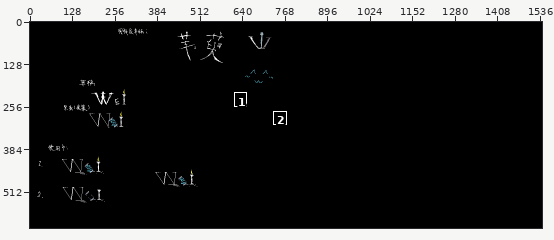
Two versions of one pixel-art file, Assets/Aseprite/Theme.aseprite. Above, an overview of the earlier version with the close-up marked.
Close-up. Earlier state:
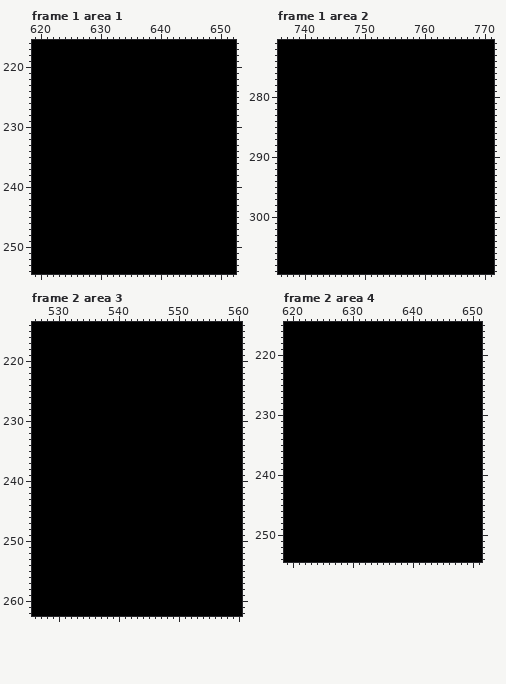
1541x620 pixels, 10 frames. Shown: frame 1 area 1: x 619..652, y 216..254; frame 1 area 2: x 736..771, y 271..309; frame 2 area 3: x 526..560, y 214..262; frame 2 area 4: x 619..651, y 215..254. The commit also changed other frames or places, which this record leaves out.
The result:
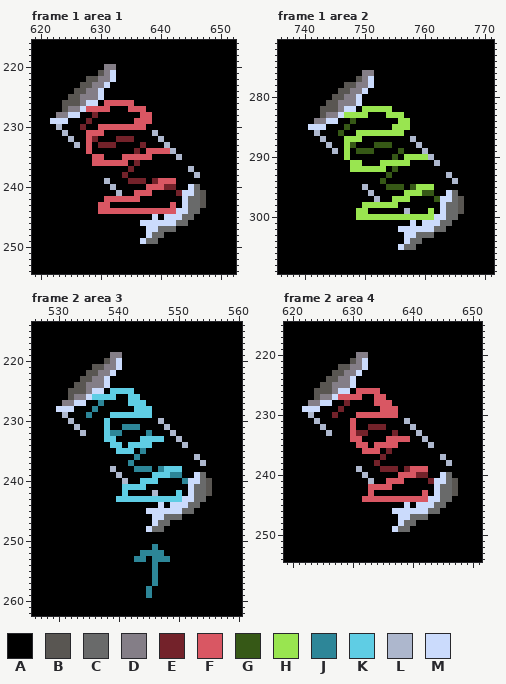
Palette (. is transparent): A #000000  B #595652  C #696a6a  D #847e87  E #73222a  F #d95763  G #365816  H #99e550  J #2d8698  K #5fcde4  L #adb7cd  M #cbdbfc
The exact change:
Changed rows in their new state; - is an unchanged pixel.
Frame 1 area 1:
first column x 622:
220 ---------DD---------------
221 --------BDM---------------
222 ------BBDDM---------------
223 -----BBDDM----------------
224 ----BBDDM-----------------
225 ---BBDDDM-----------------
226 --BBBDMM-FFFFF------------
227 --BDDMFFFF---FFF----------
228 -DDMM--E-------FF---------
229 MMM---E-------FFF---------
230 -L---E--FFFFFFFF----------
231 --L---FFF--------L--------
232 ---L--FE---EEE----L-------
233 ----L-F-EEE----E---L------
234 ------F-------E-FFFFL-----
235 -------FF---FFFFF----L----
236 -------FFFFFF-E-----------
237 -------------E---------L--
238 ------------E-----------L-
239 ---------L---EEE-EFFF-----
240 ----------L-----FFFEE--MC-
241 -----------L--FFF----EMMCB
242 ---------FFFFFF-------MCCB
243 --------FF----------F-MCCB
244 --------FFFFFFFFFFFFFMMCC-
245 -----------------M-MMMCC--
246 ---------------MMMMMMCC---
247 ----------------MMCCC-----
248 ----------------MCC-------
249 ---------------MCC--------
Frame 1 area 2:
first column x 741:
276 ---------DD---------------
277 --------BDM---------------
278 ------BBDDM---------------
279 -----BBDDM----------------
280 ----BBDDM-----------------
281 ---BBDDDM-----------------
282 --BBBDMM-HHHHH------------
283 --BDDMHHHH---HHH----------
284 -DDMM--G-------HH---------
285 MMM---G-------HHH---------
286 -L---G--HHHHHHHH----------
287 --L---HHH--------L--------
288 ---L--HG---GGG----L-------
289 ----L-H-GGG----G---L------
290 ------H-------G-HHHHL-----
291 -------HH---HHHHH----L----
292 -------HHHHHH-G-----------
293 -------------G---------L--
294 ------------G-----------L-
295 ---------L---GGG-GHHH-----
296 ----------L-----HHHGG--MC-
297 -----------L--HHH----GMMCB
298 ---------HHHHHH-------MCCB
299 --------HH------L---H-MCCB
300 --------HHHHHHHHHHHHHMMCC-
301 -----------------M-MMMCC--
302 ---------------MMMMMMCC---
303 ----------------MMCCC-----
304 ----------------MCC-------
305 ---------------MCC--------
Frame 2 area 3:
first column x 530:
219 ---------DD---------------
220 --------BDM---------------
221 ------BBDDM---------------
222 -----BBDDM----------------
223 ----BBDDM-----------------
224 ---BBDDDM-----------------
225 --BBBDMM-KKKK-------------
226 --BDDMKKKK--KK------------
227 -DDMM--J----KKK-----------
228 MMM---J------KKK----------
229 -L---J---KKKKKKK----------
230 --L-----K--------L--------
231 ---L----K--JJJ----L-------
232 ----L---KJJ----J---L------
233 --------KK----KKKK--L-----
234 ---------KK-KKKK-----L----
235 ----------KKK-J-----------
236 -------------J---------L--
237 ------------J-----------L-
238 ---------L---JJJ-JKKK-----
239 ----------L-----KKKJJ--MC-
240 -----------L--KKK----JMMCB
241 -----------KKKK-------MCCB
242 -----------K----L---K-MCCB
243 ----------KKKKKKKKKKKMMCC-
244 -----------------M-MMMCC--
245 ---------------MMMMMMCC---
246 ----------------MMCCC-----
247 ----------------MCC-------
248 ---------------MCC--------
251 ----------------J---------
252 --------------JJJJ--------
253 -------------JJ-JJJ-------
254 ----------------J---------
255 ----------------J---------
256 ----------------J---------
257 ----------------J---------
258 ---------------J----------
259 ---------------J----------
Frame 2 area 4:
first column x 622:
220 ---------DD---------------
221 --------BDM---------------
222 ------BBDDM---------------
223 -----BBDDM----------------
224 ----BBDDM-----------------
225 ---BBDDDM-----------------
226 --BBBDMM-FFFF-------------
227 --BDDMFFFF--FF------------
228 -DDMM--E----FFF-----------
229 MMM---E------FFF----------
230 -L---E---FFFFFFF----------
231 --L-----F--------L--------
232 ---L----F--EEE----L-------
233 ----L---FEE----E---L------
234 --------FF----FFFF--L-----
235 ---------FF-FFFF-----L----
236 ----------FFF-E-----------
237 -------------E---------L--
238 ------------E-----------L-
239 ---------L---EEE-EFFF-----
240 ----------L-----FFFEE--MC-
241 -----------L--FFF----EMMCB
242 -----------FFFF-------MCCB
243 -----------F--------F-MCCB
244 ----------FFFFFFFFFFFMMCC-
245 -----------------M-MMMCC--
246 ---------------MMMMMMCC---
247 ----------------MMCCC-----
248 ----------------MCC-------
249 ---------------MCC--------
